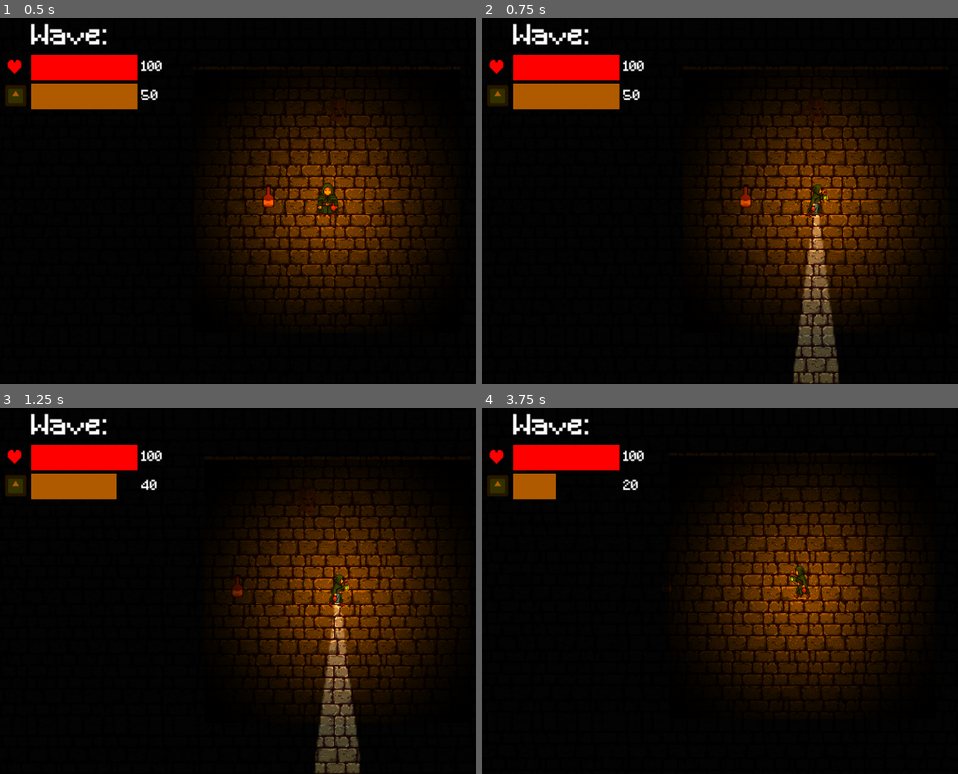
Above: before the commit, frames 1-4 (two rows, left to right).
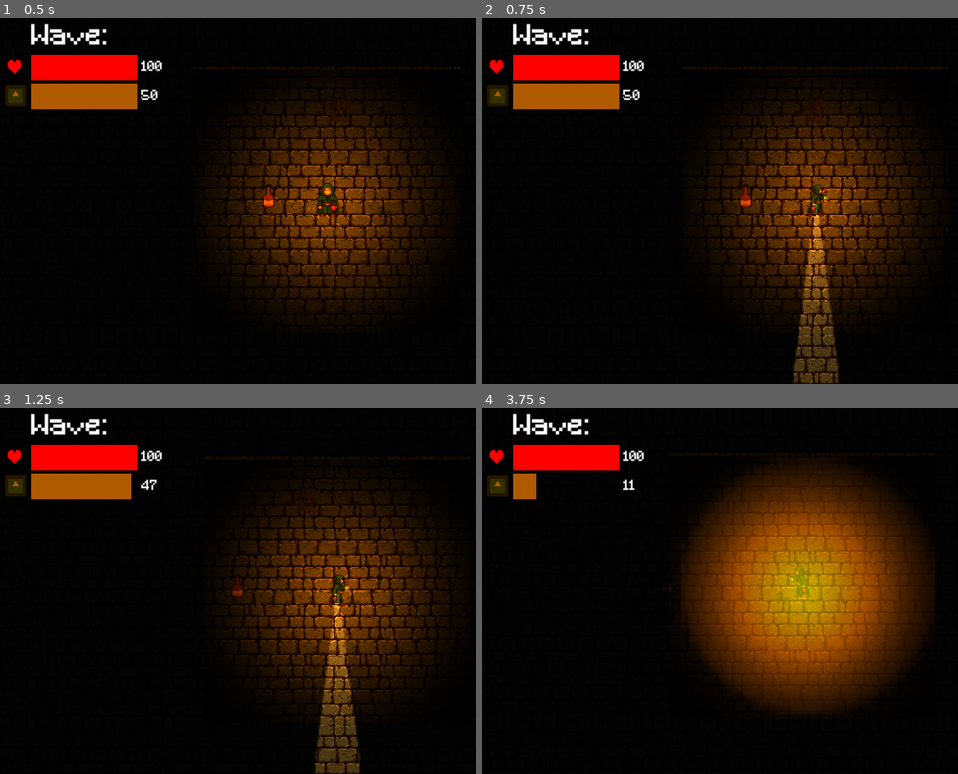
Above: after the commit, the same moments.

Repository: Frosmoth2324/Capstone-Game
Game: Godot game, scene res://Scenes/level.tscn
Two runs of this game, one before a commit and one after it. Both use one fixed random seed, a clock stepped at 60 frames per second and the inputs below. The engine's default icon, where the game draws it, is replaced by a stand-in: a white triangle on a blue panel in a dark square. Sound files missing from this copy of the repository are replaced by a short silence.
Inputs (mouse positions are in pixels of both pictures, inside the frame that each line leads up to):
- Up to frame 1 (0.5 s): no input
- Up to frame 2 (0.75 s): tap Enter at 0.5 s; move the mouse to (953, 182) at 0.52 s; hold D (Right) from 0.53 s (still down); hold Right mouse button (Cone Boost) from 0.53 s (still down); click (953, 182) at 0.6 s
- Up to frame 3 (1.25 s): keep holding D (Right); keep holding Right mouse button (Cone Boost)
- Up to frame 4 (3.75 s): move the mouse to (677, 609) at 1.27 s; release D (Right) at 1.28 s; release Right mouse button (Cone Boost) at 1.28 s; hold S (Down) 1.28-2.03 s; right-click (677, 609) at 1.35 s; click (677, 609) at 1.55 s; move the mouse to (872, 510) at 2.02 s; hold D (Right) 2.03-2.78 s; hold Right mouse button (Cone Boost) 2.03-2.78 s; click (872, 510) at 2.1 s; move the mouse to (777, 664) at 2.77 s; hold W (Up) 2.78-3.53 s; right-click (777, 664) at 2.85 s; click (777, 664) at 3.05 s; move the mouse to (outside the picture) at 3.52 s; hold Left (Left) from 3.53 s (still down); hold Right mouse button (Cone Boost) from 3.53 s (still down); tap Space (Pulse) at 3.6 s

Frame 1 is identical in both runs. In frame 2, 1.1% of the frame differs, in the area x 65-75%, y 50-100%; in frame 3, 1.4%; in frame 4, 25%, in the area x 11-94%, y 16-84%.

Commit message:
made cone boost work

Diff:
--- a/Scenes/player.tscn
+++ b/Scenes/player.tscn
@@ -156,11 +156,12 @@
 [node name="Pulses" type="Node" parent="."]
 
 [node name="ConeTimer" type="Timer" parent="."]
-wait_time = 0.2
+wait_time = 0.3
 
 [node name="ConeLight" type="PointLight2D" parent="."]
 position = Vector2(0, 600)
 scale = Vector2(6, 24)
+color = Color(1, 0.6, 0.4, 1)
 shadow_enabled = true
 texture = ExtResource("5_7nsk8")
 
--- a/Scripts/GameManager.gd
+++ b/Scripts/GameManager.gd
@@ -11,11 +11,11 @@
 #cone
 var can_cone = true
 var is_coneing = false
-var cone_cost = 1
+var cone_cost = .5
 var cone_damage = 1
 #boost
 var is_cone_boosting = false
-var cone_boost_cost = 3
+var cone_boost_cost = 1
 var cone_boost_damage = 2
 
 #pulse
@@ -24,6 +24,8 @@
 var pulse_damage = 10
 
 func _process(_delta):
+	if oil < 0:
+		dead = true
 	if dead == true and oil != -1000:
 		get_tree().change_scene_to_file("res://Scenes/die_screen.tscn")
 		oil = -1000
--- a/Scripts/player.gd
+++ b/Scripts/player.gd
@@ -45,12 +45,15 @@
 		else:
 			if GameManager.can_cone:
 				GameManager.is_coneing = true
-		GameManager.is_cone_boosting = (GameManager.is_coneing and Input.is_action_pressed("Cone Boost"))
 	cone_light.enabled = GameManager.is_coneing
 	if GameManager.is_coneing and cone_timer.is_stopped():
 		cone_timer.start()
-
-
+	GameManager.is_cone_boosting = (GameManager.is_coneing and Input.is_action_pressed("Cone Boost", true))
+	if GameManager.is_coneing and !GameManager.is_cone_boosting:
+		cone_light.color = Color(1.0, 0.5, 0.0, 1.0)
+	elif GameManager.is_coneing and GameManager.is_cone_boosting:
+		print("boost")
+		cone_light.color = Color(1.0, .8, 0.4, 1.0)
 
 func set_sprite_direction(direction):
 	if direction.x > 0:
--- a/Scripts/ui.gd
+++ b/Scripts/ui.gd
@@ -15,9 +15,5 @@
 func _process(_delta):
 	oil_bar.value = GameManager.oil
 	health_bar.value = GameManager.health
-	oil_number.text = str(GameManager.oil)
-	health_number.text = str(GameManager.health)
-	if GameManager.oil > GameManager.MAX_OIL:
-		pass
-	else:
-		pass
+	oil_number.text = str(int(GameManager.oil))
+	health_number.text = str(int(GameManager.health))
